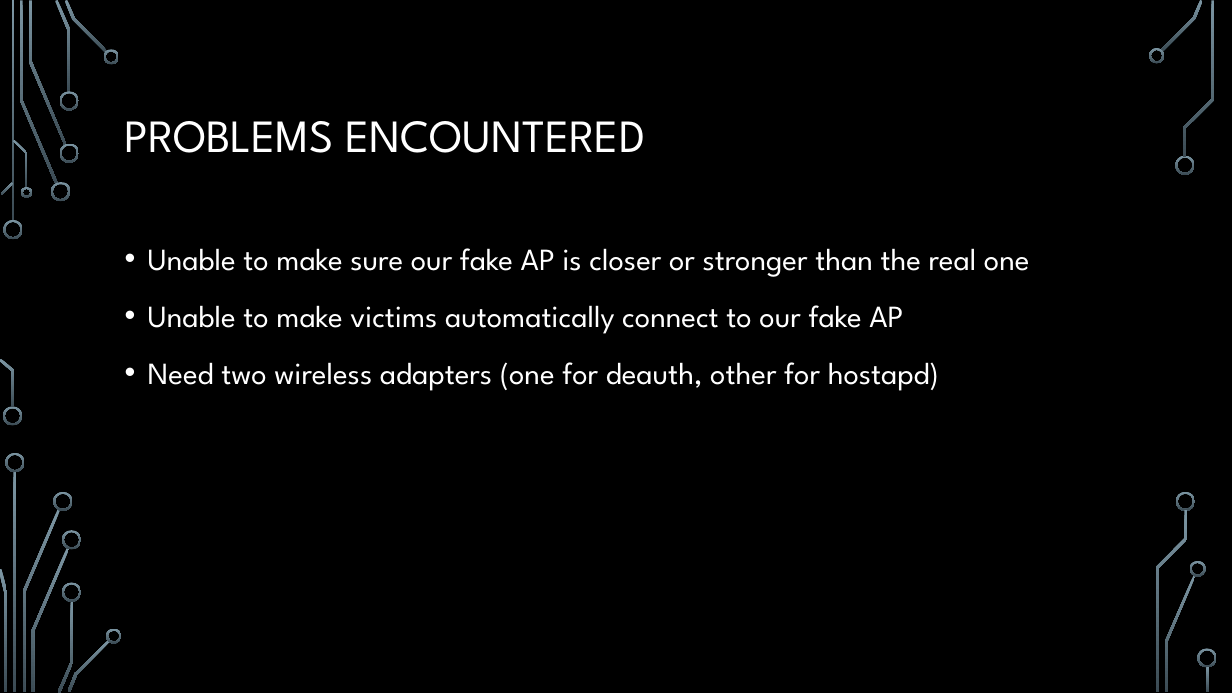
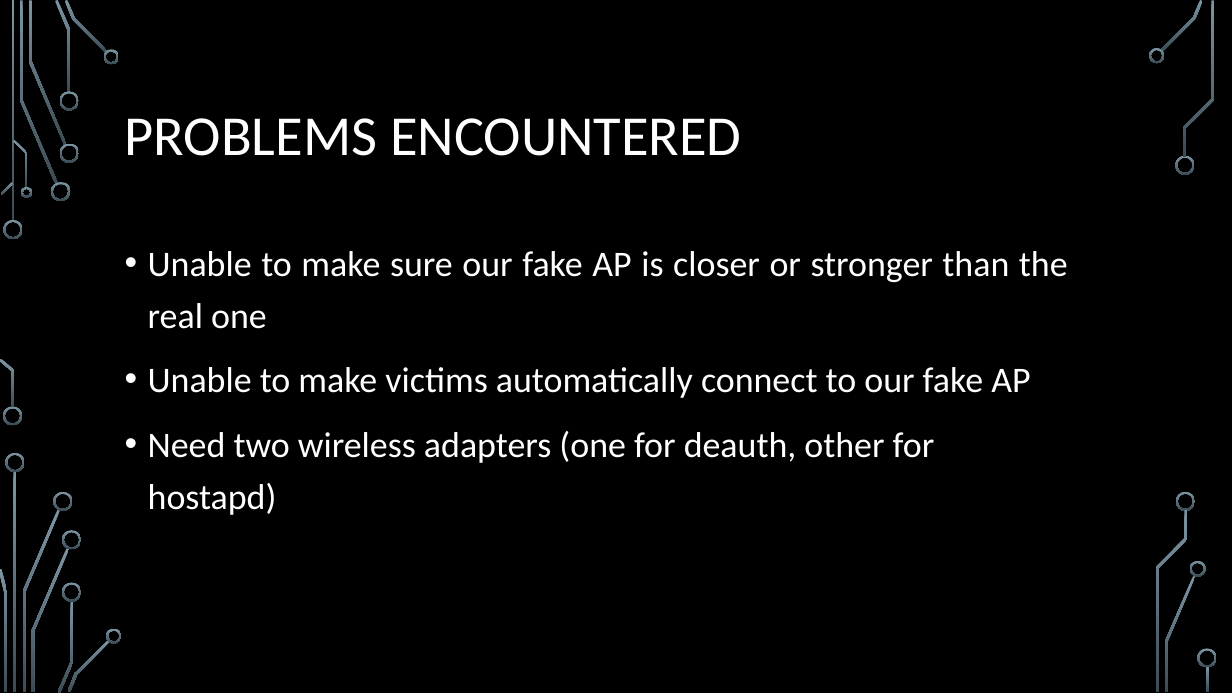
Before and after one commit to jessethd/EthicalHackingFinal, a slide deck: slide 11 of Presentation.pptx (slide 10 before the commit). Drawn at 1232x693 pixels with LibreOffice and Linux fonts; fonts in the diff are those of the drawing; background and template pictures are left out. Boxes give left, top, right and bottom in pixels: in the first picture for what was removed or moved away, otherwise in the second. Text is boxed around its words. In the diff, an @@ line names an element or a change of style, - is before the commit and + after.

```diff
--- a/Presentation.pptx
+++ b/Presentation.pptx
@@ title "PROBLEMS ENCOUNTERED" at bbox=[125, 118, 742, 156]: size 36 to 44 pt, font League Spartan to Calibri @@
@@ text "Unable to make sure our ..." at bbox=[148, 251, 1068, 515]: size 24 to 28 pt, font League Spartan to Calibri; alignment left to justified @@
```
Also in this commit, not shown: 11 other slides changed.
